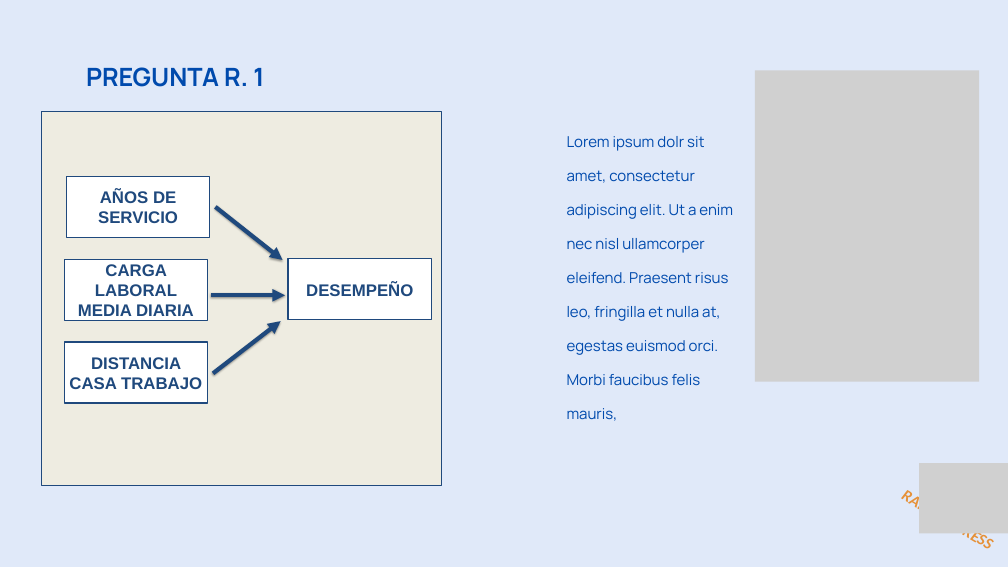
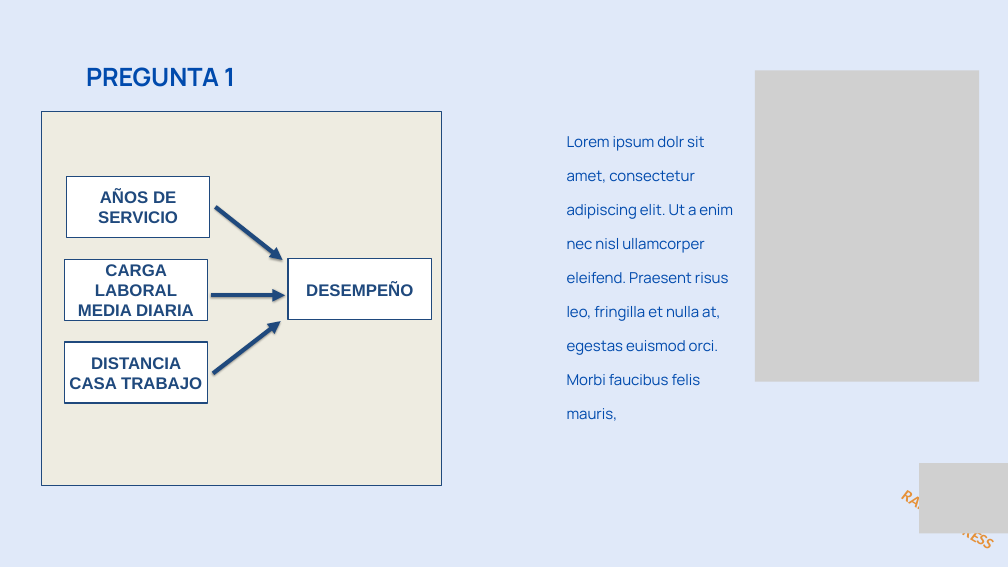
Before and after one commit to ITACADEMYprojectes/ProjecteData, a slide deck: slide 5 of Equip_28/Results/Analisis_PAP_and_ABL_RapidExpres_2026_04_05.pptx. Drawn at 1008x567 pixels with LibreOffice and Linux fonts; fonts in the diff are those of the drawing; grey boxes stand for pictures. Boxes give left, top, right and bottom in pixels: in the first picture for what was removed or moved away, otherwise in the second. Text is boxed around its words. In the diff, an @@ line names an element or a change of style, - is before the commit and + after.

```diff
--- a/Equip_28/Results/Analisis_PAP_and_ABL_RapidExpres_2026_04_05.pptx
+++ b/Equip_28/Results/Analisis_PAP_and_ABL_RapidExpres_2026_04_05.pptx
@@ text at <box>86,67,235,87</box>: text changed @@
-PREGUNTA R. 1
+PREGUNTA 1
```
Also in this commit, not shown: 1 other slide changed, 1 other file.
